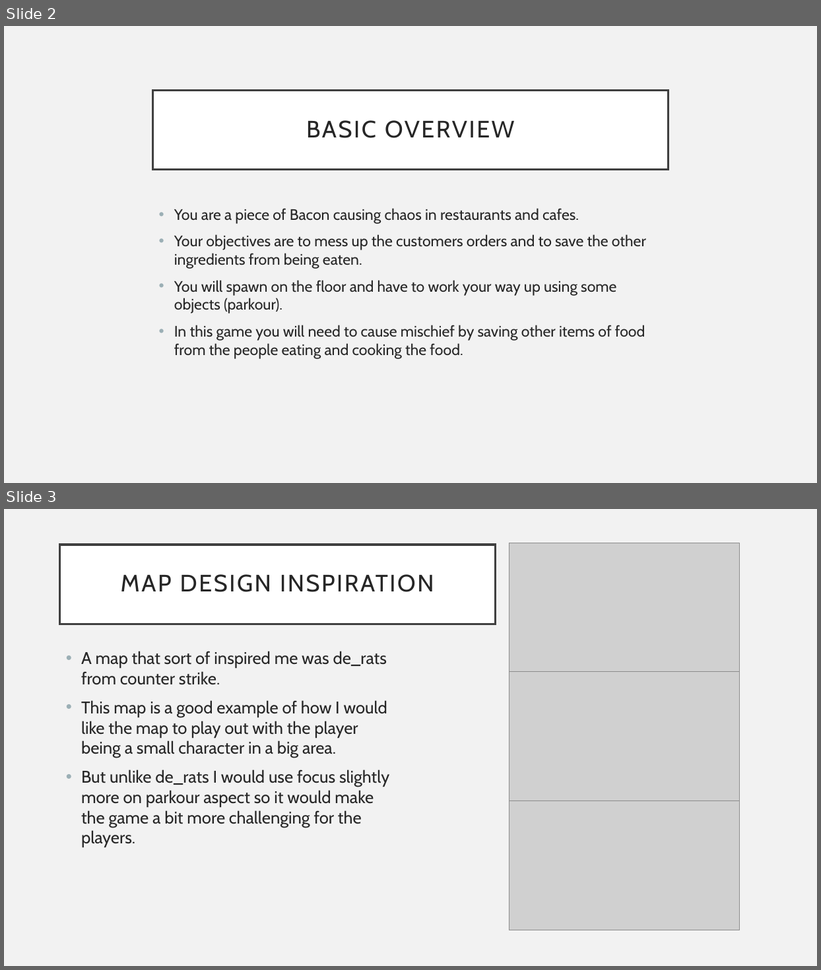
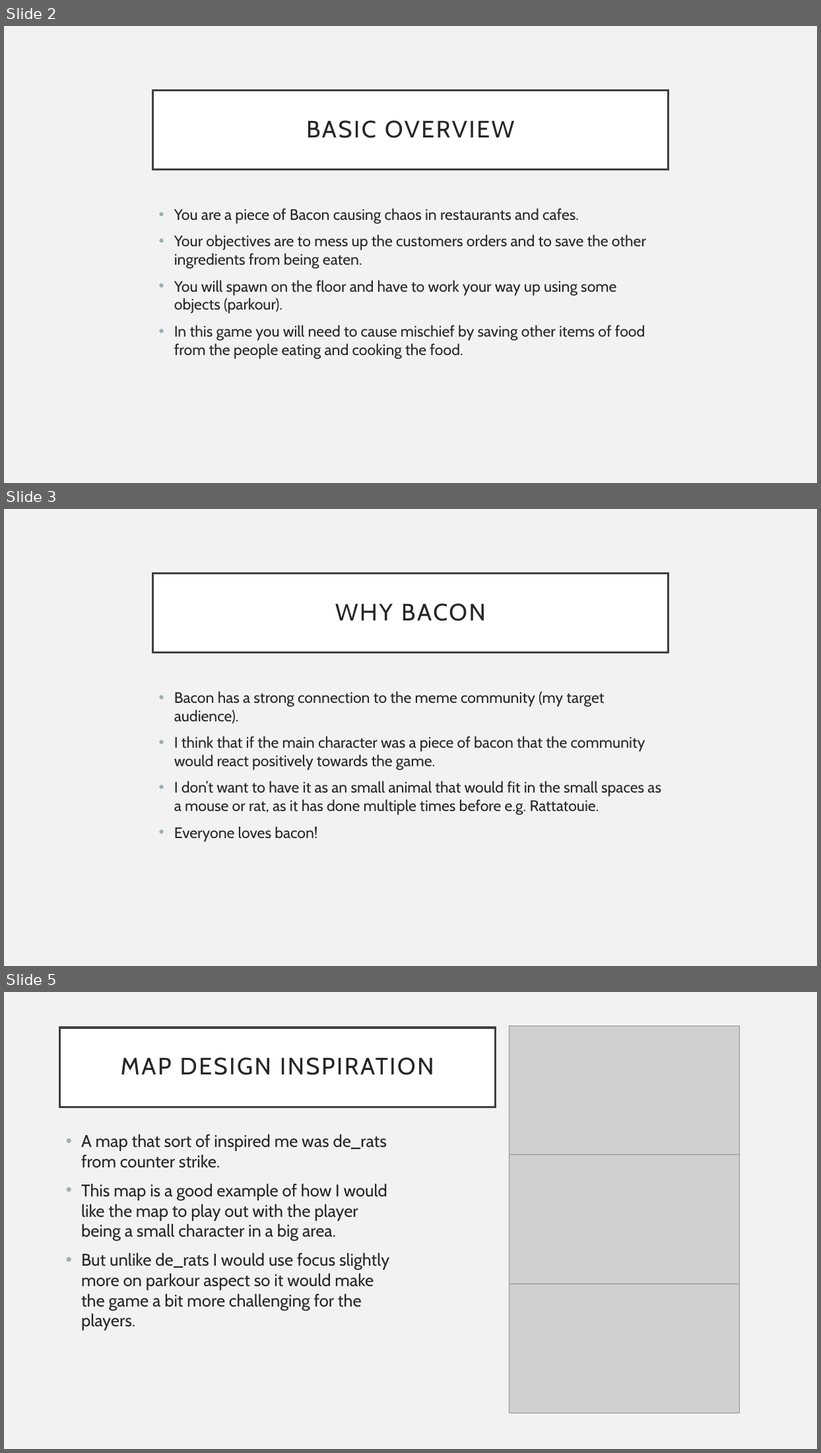
Before and after one commit to lcifty/College, a slide deck: College/FMP/Bacon Bandit.pptx. Shown one above the other, each under a label of ours: slides 2 and 3 before the commit, slides 2, 3 and 5 after it; the slides between them are not shown. The pictures are 821x970 and 821x1453 pixels, drawn with LibreOffice and Linux fonts; fonts in the diff are those of the drawing; grey boxes stand for pictures. Boxes give left, top, right and bottom in pixels: in the first picture for what was removed or moved away, otherwise in the second. Text is boxed around its words. In the diff, an @@ line names an element or a change of style, - is before the commit and + after.

```diff
--- a/College/FMP/Bacon Bandit.pptx
+++ b/College/FMP/Bacon Bandit.pptx
@@ slide 3 added at bbox=[4, 509, 817, 966], background #F2F2F2 @@
@@ title added at bbox=[153, 573, 668, 652], fill #FFFFFF, outline #404040 2.5 pt, 28 pt, text #262626 @@
+WHY BACON
@@ text added at bbox=[174, 691, 661, 842], 18 pt, text #262626 @@
+• Bacon has a strong connection to the meme community (my target audience).
+• I think that if the main character was a piece of bacon that the community would react positively towards the game.
+• I don’t want to have it as an small animal that would fit in the small spaces as a mouse or rat, as it has done multiple times before e.g. Rattatouie.
+• Everyone loves bacon!
@@ what was slide 3 is now slide 5 @@
```
Also in this commit, not shown: 1 slide changed, 2 other slides added, 1 slide removed.
